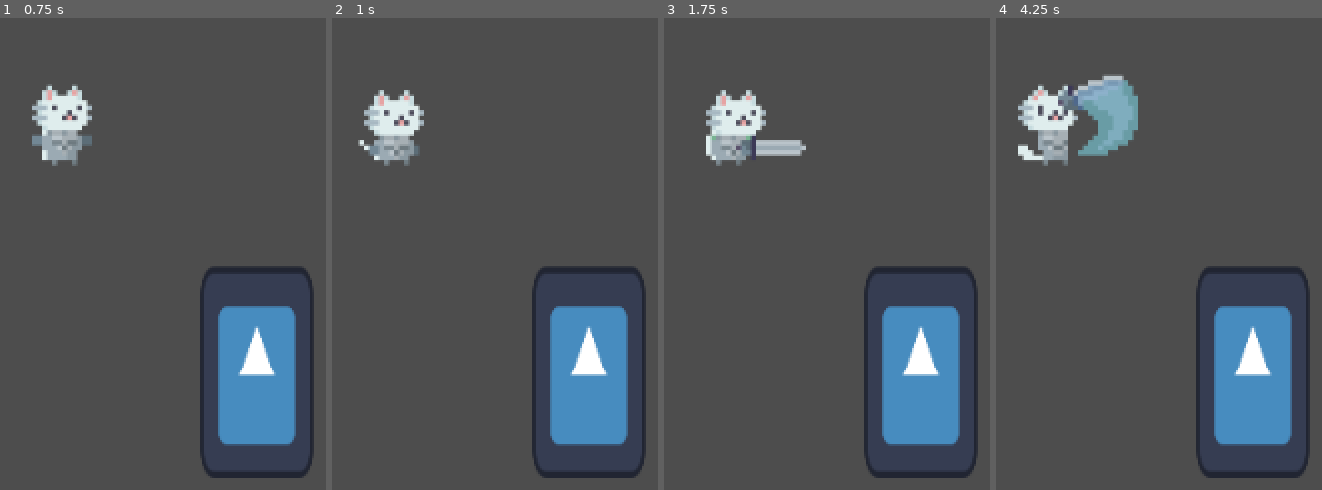
Above: before the commit, frames 1-4 (left to right).
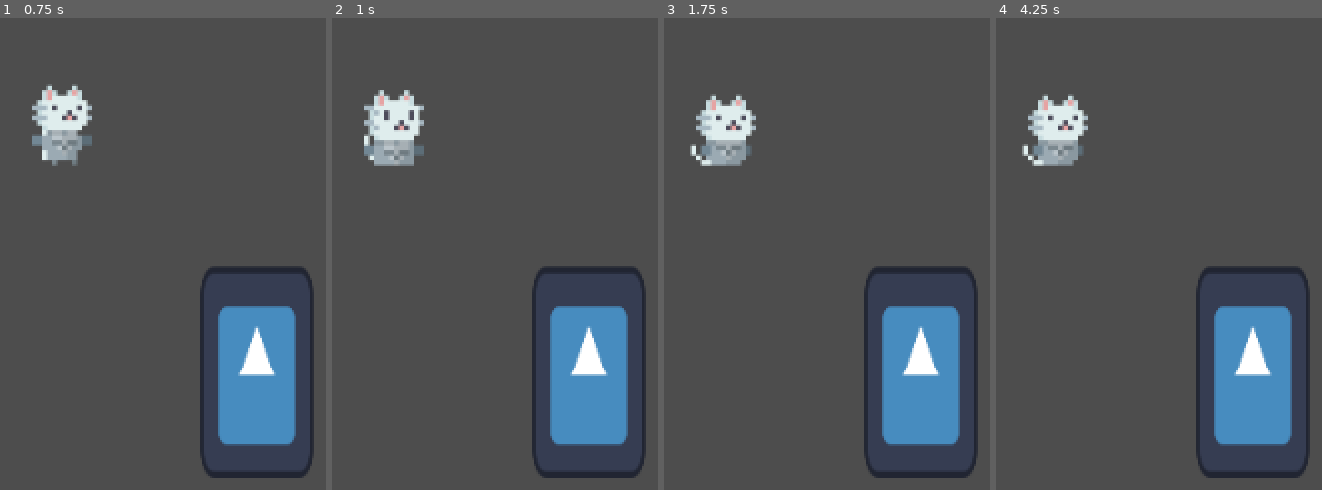
Above: after the commit, the same moments.

Repository: Sleeping-Robot-Games/Cats-Squared-Up
Game: Godot game, scene res://scenes/game.tscn
Two runs of this game, one before a commit and one after it. Both use one fixed random seed, a clock stepped at 60 frames per second and the inputs below. The engine's default icon, where the game draws it, is replaced by a stand-in: a white triangle on a blue panel in a dark square.
Inputs:
- Up to frame 1 (0.75 s): tap Enter at 0.5 s; tap L (punch, bound only before the commit) at 0.6 s
- Up to frame 2 (1 s): no input
- Up to frame 3 (1.75 s): hold S (down, bound only before the commit) from 1.28 s (still down); tap L (punch, bound only before the commit) at 1.35 s
- Up to frame 4 (4.25 s): release S (down, bound only before the commit) at 2.03 s; tap L (punch, bound only before the commit) at 2.1, 2.85, 3.6 s; hold S (down, bound only before the commit) from 3.53 s (still down)

Frame 1 is identical in both runs. In frame 2, 1.0% of the frame differs, in the area x 7-29%, y 18-32%; in frame 3, 2.2%; in frame 4, 4.5%, in the area x 6-44%, y 11-32%.
Error after the commit: Invalid call. Nonexistent function 'is_action_just_pressed' in base 'InputEventKey'. (res://scripts/player.gd:14)

Commit message:
wip input rework

Diff:
--- a/project.godot
+++ b/project.godot
@@ -48,29 +48,58 @@
 
 [input]
 
-up={
+keyboard_up={
 "deadzone": 0.5,
 "events": [null, Object(InputEventKey,"resource_local_to_scene":false,"resource_name":"","device":0,"window_id":0,"alt_ …(182 unchanged characters)…
 ]
 }
-down={
+keyboard_down={
 "deadzone": 0.5,
 "events": [Object(InputEventKey,"resource_local_to_scene":false,"resource_name":"","device":0,"window_id":0,"alt_pressed":false,"shift_pressed":false,"ctrl_pressed":false,"meta_pressed":false,"pressed":false,"keycode":0,"physical_keycode":83,"key_label":0,"unicode":0,"echo":false,"script":null)
 ]
 }
-left={
+keyboard_left={
 "deadzone": 0.5,
 "events": [Object(InputEventKey,"resource_local_to_scene":false,"resource_name":"","device":0,"window_id":0,"alt_pressed":false,"shift_pressed":false,"ctrl_pressed":false,"meta_pressed":false,"pressed":false,"keycode":0,"physical_keycode":65,"key_label":0,"unicode":0,"echo":false,"script":null)
 ]
 }
-right={
+keyboard_right={
 "deadzone": 0.5,
 "events": [Object(InputEventKey,"resource_local_to_scene":false,"resource_name":"","device":0,"window_id":0,"alt_pressed":false,"shift_pressed":false,"ctrl_pressed":false,"meta_pressed":false,"pressed":false,"keycode":0,"physical_keycode":68,"key_label":0,"unicode":0,"echo":false,"script":null)
 ]
 }
-punch={
+keyboard_punch={
 "deadzone": 0.5,
 "events": [Object(InputEventKey,"resource_local_to_scene":false,"resource_name":"","device":0,"window_id":0,"alt_pressed":false,"shift_pressed":false,"ctrl_pressed":false,"meta_pressed":false,"pressed":false,"keycode":0,"physical_keycode":76,"key_label":0,"unicode":0,"echo":false,"script":null)
+]
+}
+joypad_up={
+"deadzone": 0.5,
+"events": [Object(InputEventJoypadMotion,"resource_local_to_scene":false,"resource_name":"","device":-1,"axis":1,"axis_value":-1.0,"script":null)
+, Object(InputEventJoypadButton,"resource_local_to_scene":false,"resource_name":"","device":-1,"button_index":11,"pressure":0.0,"pressed":false,"script":null)
+]
+}
+joypad_down={
+"deadzone": 0.5,
+"events": [Object(InputEventJoypadMotion,"resource_local_to_scene":false,"resource_name":"","device":-1,"axis":1,"axis_value":1.0,"script":null)
+, Object(InputEventJoypadButton,"resource_local_to_scene":false,"resource_name":"","device":-1,"button_index":12,"pressure":0.0,"pressed":false,"script":null)
+]
+}
+joypad_left={
+"deadzone": 0.5,
+"events": [Object(InputEventJoypadMotion,"resource_local_to_scene":false,"resource_name":"","device":-1,"axis":0,"axis_value":-1.0,"script":null)
+, Object(InputEventJoypadButton,"resource_local_to_scene":false,"resource_name":"","device":-1,"button_index":13,"pressure":0.0,"pressed":false,"script":null)
+]
+}
+joypad_right={
+"deadzone": 0.5,
+"events": [Object(InputEventJoypadMotion,"resource_local_to_scene":false,"resource_name":"","device":-1,"axis":0,"axis_value":1.0,"script":null)
+, Object(InputEventJoypadButton,"resource_local_to_scene":false,"resource_name":"","device":-1,"button_index":14,"pressure":0.0,"pressed":false,"script":null)
+]
+}
+joypad_punch={
+"deadzone": 0.5,
+"events": [Object(InputEventJoypadButton,"resource_local_to_scene":false,"resource_name":"","device":-1,"button_index":2,"pressure":0.0,"pressed":false,"script":null)
 ]
 }
 
--- a/scenes/meow_knight.tscn
+++ b/scenes/meow_knight.tscn
@@ -367,10 +367,8 @@
 [node name="Area2D" type="Area2D" parent="."]
 
 [node name="HitCollider" type="CollisionShape2D" parent="Area2D"]
-visible = false
 position = Vector2(10, 8)
 shape = SubResource("RectangleShape2D_rqfxp")
-disabled = true
 
 [node name="BodyCollider" type="CollisionShape2D" parent="."]
 position = Vector2(0, 8)
--- a/scripts/player.gd
+++ b/scripts/player.gd
@@ -10,15 +10,24 @@
 var common_moves: Dictionary = m.moves["common"]
 
 func _input(event):
-	if event is InputEventKey:
+	var is_punching = false
+	if (event is InputEventKey and event.is_action_just_pressed("keyboard_punch")) \
+	or (event is InputEventJoypadButton and event.is_action_pressed("joypad_punch")):
+		is_punching = true
+
+	if is_punching:
+		time = input_window
+		input_buffer.append("punch")
+		return
+	#if event is InputEventKey:
 		# if input made, only signal it once
-		if event.pressed and not event.echo:
-			var keycode = OS.get_keycode_string(event.keycode)
+	#	if event.pressed and not event.echo:
+	#		var keycode = OS.get_keycode_string(event.keycode)
 			# ensure valid key
-			if "WASDL".find(keycode) >= 0:
-				time = input_window
-				input_buffer.append(keycode)
-				return
+	#		if "WASDL".find(keycode) >= 0:
+	#			time = input_window
+	#			input_buffer.append(keycode)
+	#			return
 
 func _process(delta):
 	if(input_buffer.size() > 0):
@@ -29,7 +38,8 @@
 			input_buffer.clear()
 			return
 
-	if(Input.is_action_pressed("down")):
+	# TODO: device mapping
+	if(Input.is_action_pressed("keyboard_down") or Input.is_action_pressed("joypad_down")):
 		anim_tree.travel("crouch")
 		is_crouching = true
 		return
@@ -39,11 +49,13 @@
 		return
 
 func attempt_combo(combo: Array = []):
-	if(combo.has("L")):
+	print("combo: ", combo)
+	if(combo.has("punch")):
 		if is_crouching:
+			print("crouch_punch")
 			anim_tree.travel("crouch_punch")
 			return
 		else:
-			print("punching!")
+			print("straight_punching")
 			anim_tree.travel("straight_punch")
 			return
